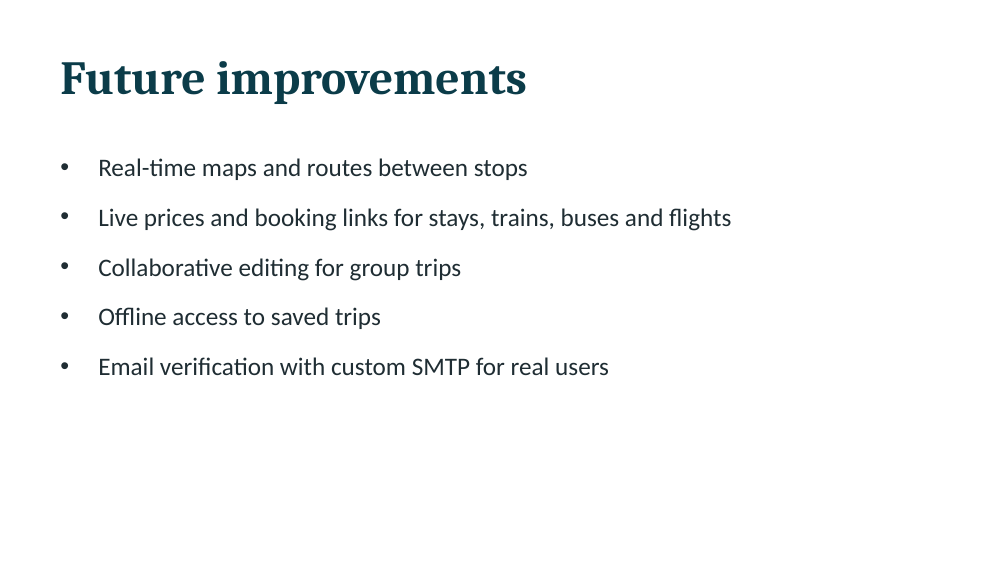
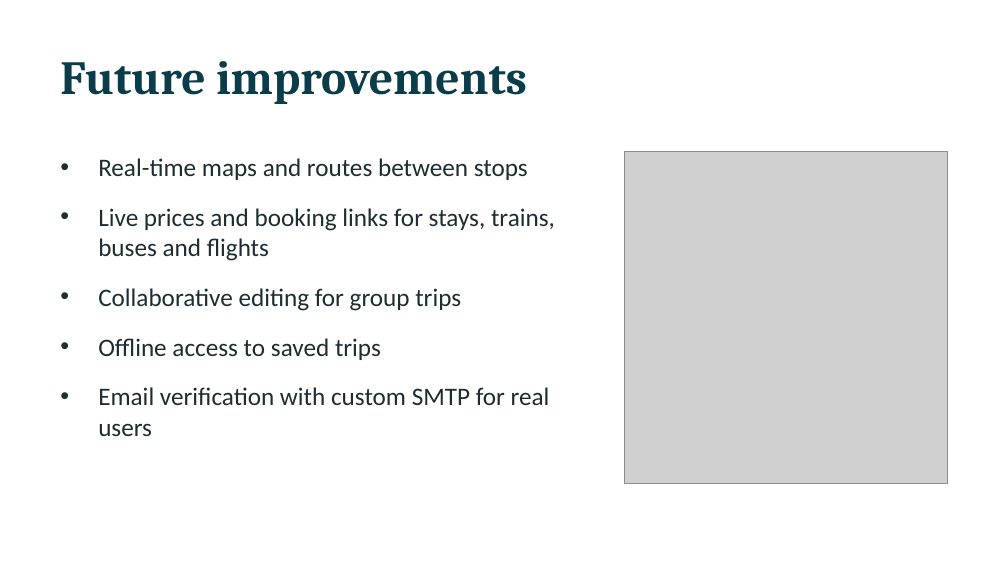
Before and after one commit to princevish15/wayfarer, a slide deck: slide 10 of docs/Wayfarer-Project-PPT.pptx. Drawn at 1008x567 pixels with LibreOffice and Linux fonts; fonts in the diff are those of the drawing; grey boxes stand for pictures. Boxes give left, top, right and bottom in pixels: in the first picture for what was removed or moved away, otherwise in the second. Text is boxed around its words. In the diff, an @@ line names an element or a change of style, - is before the commit and + after.

Commit message:
PPT: add images, new cover color

```diff
--- a/docs/Wayfarer-Project-PPT.pptx
+++ b/docs/Wayfarer-Project-PPT.pptx
@@ text "Real-time maps and routes between ..." rewrapped from [98,158,731,375] to [98,158,555,436] @@
@@ picture added at [625,151,948,484] @@
```
Also in this commit, not shown: 4 other slides changed.
